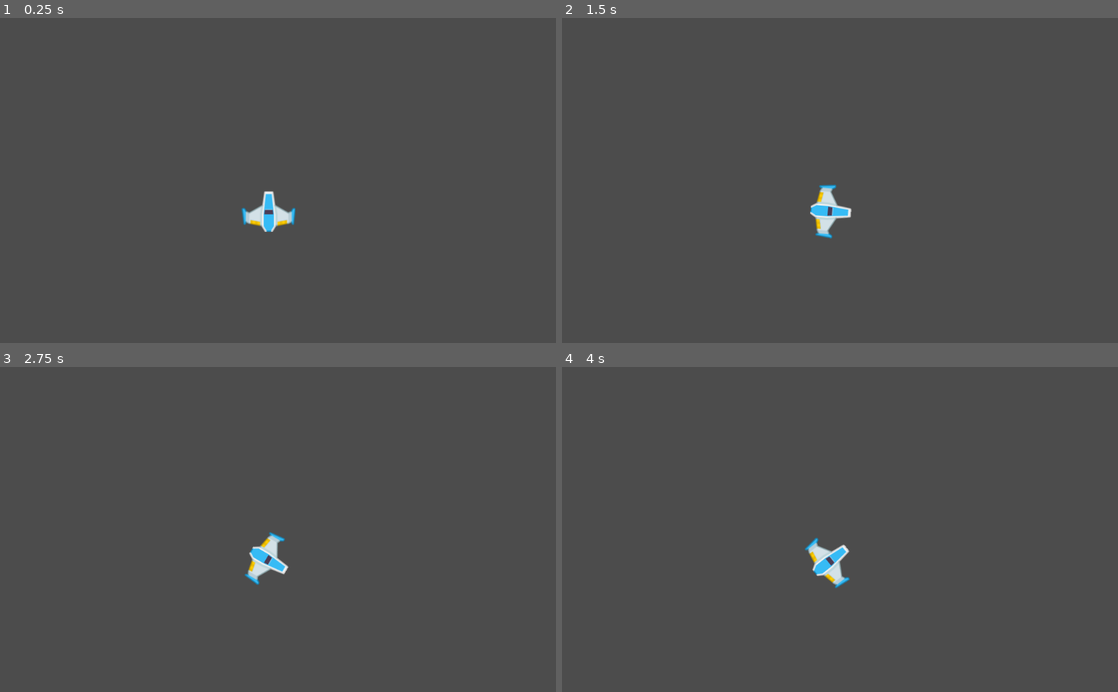
Above: before the commit, frames 1-4 (two rows, left to right).
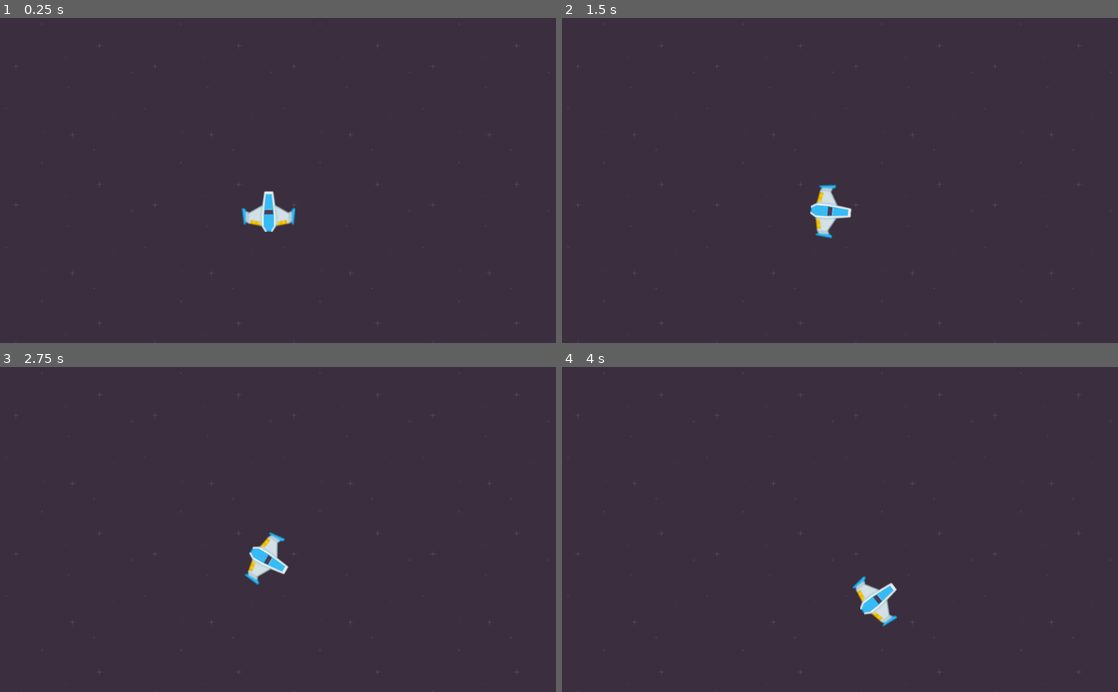
Above: after the commit, the same moments.

Repository: 3deric/GodotAsteroids
Game: Godot game, scene res://Asteroids.tscn
Two runs of this game, one before a commit and one after it. Both use one fixed random seed, a clock stepped at 60 frames per second and the inputs below.
Inputs:
- Up to frame 1 (0.25 s): no input
- Up to frame 2 (1.5 s): tap Enter at 0.5 s; hold Right (MovementRight) 0.53-1.28 s; hold Left (MovementLeft) from 1.28 s (still down)
- Up to frame 3 (2.75 s): release Left (MovementLeft) at 2.03 s; hold Right (MovementRight) from 2.03 s (still down)
- Up to frame 4 (4 s): release Right (MovementRight) at 2.78 s; hold Up (MovementAccelerate) 2.78-3.53 s; hold Left (MovementLeft) from 3.53 s (still down)

The runs differ from the first frame. In frame 1, 99% of the frame differs, in the area x 0-100%, y 0-100%; in frame 2, 99%; in frame 3, 99%; in frame 4, 100%.

Commit message:
Added background, added spaceship acceleration, added exhaust animation

Diff:
--- a/Asteroids.tscn
+++ b/Asteroids.tscn
@@ -1,11 +1,28 @@
-[gd_scene load_steps=3 format=2]
+[gd_scene load_steps=5 format=2]
 
 [ext_resource path="res://Player.gd" type="Script" id=1]
 [ext_resource path="res://Sprites/playerShip1_blue.png" type="Texture" id=2]
+[ext_resource path="res://Sprites/darkPurple.png" type="Texture" id=3]
+[ext_resource path="res://Sprites/fire10.png" type="Texture" id=4]
 
 [node name="Node2D" type="Node2D"]
+
+[node name="TextureRect" type="TextureRect" parent="."]
+margin_right = 1024.0
+margin_bottom = 600.0
+texture = ExtResource( 3 )
+stretch_mode = 2
+__meta__ = {
+"_edit_use_anchors_": false
+}
 
 [node name="Player" type="Sprite" parent="."]
 position = Vector2( 495, 357 )
 texture = ExtResource( 2 )
 script = ExtResource( 1 )
+
+[node name="Exhaust" type="Sprite" parent="Player"]
+position = Vector2( 0, 38 )
+texture = ExtResource( 4 )
+centered = false
+offset = Vector2( -8, 0 )
--- a/Player.gd
+++ b/Player.gd
@@ -1,14 +1,19 @@
 extends Node2D
 
-const acc_force = .05
-const rot_force = .05
+const acc_multi = .05
+const rot_multi = .05
 
 var dir = Vector2(0.0, 1.0)
+var force = Vector2(0.0, 0.0)
 var rot = 0
 var pos = Vector2(0.0, 0.0)
 var speed = 0
+var exhaustScale = 0
+
+var exhaust
 
 func _ready():
+	exhaust = get_node("Exhaust")
 	set_process(true)
 
 
@@ -16,23 +21,31 @@
 	pos = self.position
 	rot = self.rotation
 
+	var exhaustGoal = 0.0
+	dir = Vector2(cos(rot - 3.14/2), sin(rot - 3.14/2))
 
 
 
 	if(Input.is_action_pressed("MovementAccelerate")):
 		print("accelerate")
-
+		force+= dir * acc_multi
+		exhaustGoal = 1.0
+	else:
+		exhaustGoal = 0.0
 
 	if(Input.is_action_pressed("MovementLeft")):
 		print("left")
-		rot-=1 * rot_force
+		rot-=1 * rot_multi
 
 	if(Input.is_action_pressed("MovementRight")):
 		print("right")
-		rot+=1 * rot_force
+		rot+=1 * rot_multi
 
-	self.position+= dir * speed
+	self.position+= force
 	self.rotation = rot
 
-	print(pos)
-	print(rot)
+	exhaustScale = lerp(exhaustScale, exhaustGoal, delta * 10.0)
+
+	exhaust.scale = Vector2(1.0 ,exhaustScale)
+
+	print(dir)
Binary file added: Sprites/darkPurple.png
Not shown, added: Sprites/darkPurple.png.import
Binary file added: Sprites/fire10.png
Not shown, added: Sprites/fire10.png.import
Binary file added: Sprites/laserBlue16.png
Not shown, added: Sprites/laserBlue16.png.import
